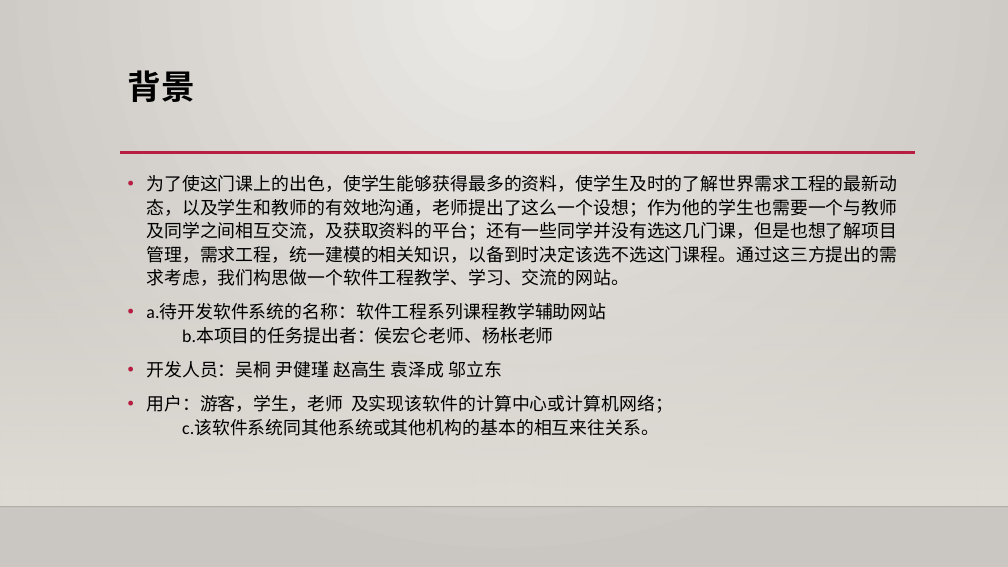
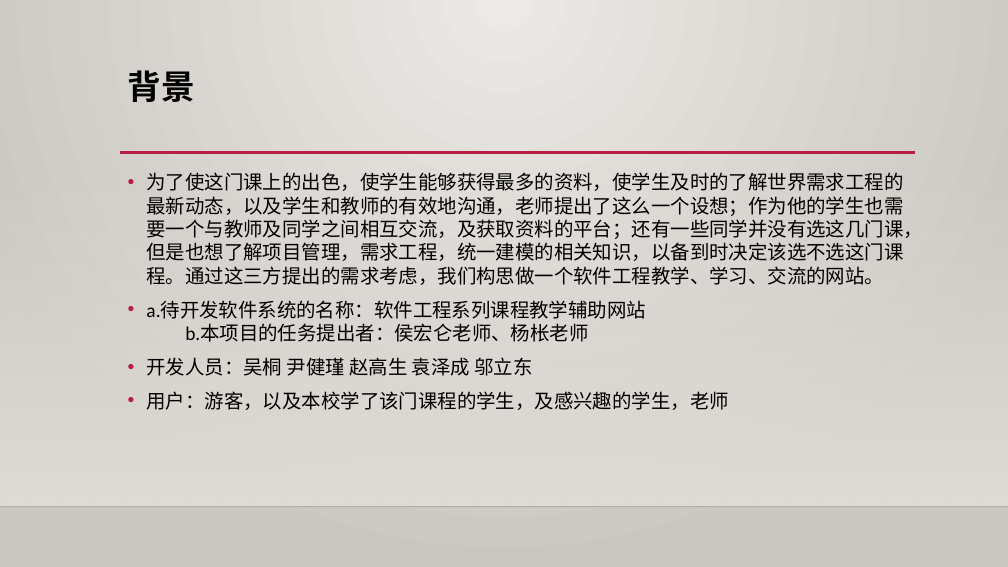
Before and after one commit to shangzhaoxiaozi/PRD-21, a slide deck: slide 4 of PRD-21-C2/非受控文档/项目评审文档/软件工程系列课程教学网站项目计划.pptx. Drawn at 1008x567 pixels with LibreOffice and Linux fonts; fonts in the diff are those of the drawing; background and template pictures are left out. Boxes give left, top, right and bottom in pixels: in the first picture for what was removed or moved away, otherwise in the second. Text is boxed around its words. In the diff, an @@ line names an element or a change of style, - is before the commit and + after.

```diff
--- a/PRD-21-C2/非受控文档/项目评审文档/软件工程系列课程教学网站项目计划.pptx
+++ b/PRD-21-C2/非受控文档/项目评审文档/软件工程系列课程教学网站项目计划.pptx
@@ text at <box>146,172,923,376</box>: size 17 to 18.5 pt in "为了使这门课上的出色，使学生能够获得最多的资料，使学生及时的了解世界需求工程的最新动态，以及学生和教师的有效地沟通，老师 ...", "a.待开发软件系统的名称：软件工程系列课程教学辅助网站 b.本项目的任务提出者：侯宏仑老师、杨枨老师", "开发人员：吴桐 尹健瑾 赵高生 袁泽成 邬立东"; line spacing 1.1 to 1 @@
@@ text at <box>146,391,728,410</box>: text changed; size 17 to 18.5 pt @@
-• 用户：游客，学生，老师 及实现该软件的计算中心或计算机网络；
-  c.该软件系统同其他系统或其他机构的基本的相互来往关系。
+• 用户：游客，以及本校学了该门课程的学生，及感兴趣的学生，老师
```
Also in this commit, not shown: 2 other slides changed, 1 other file.
